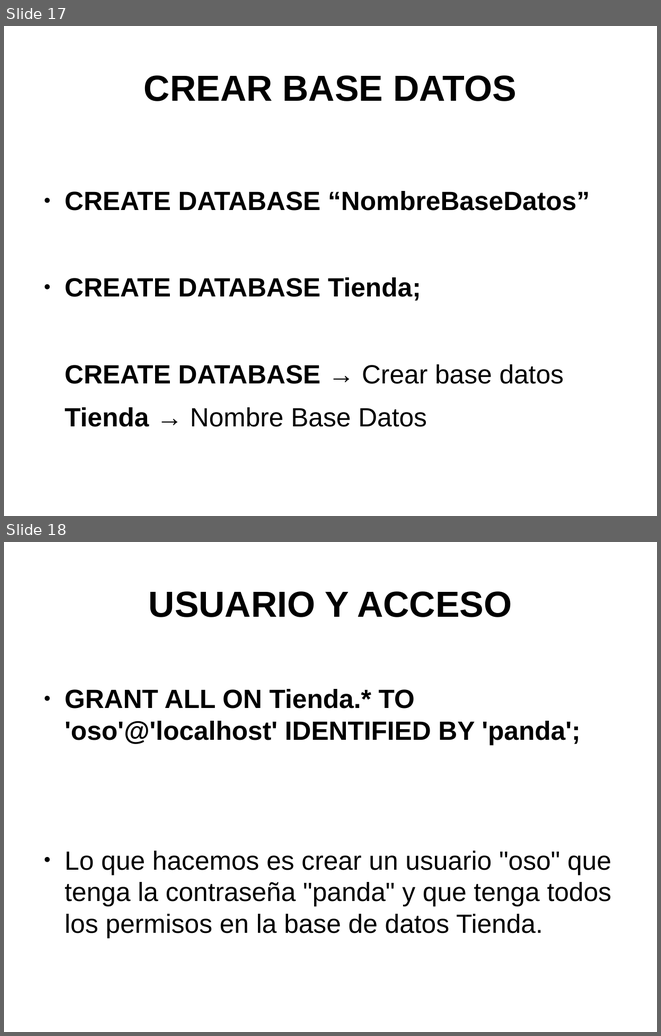
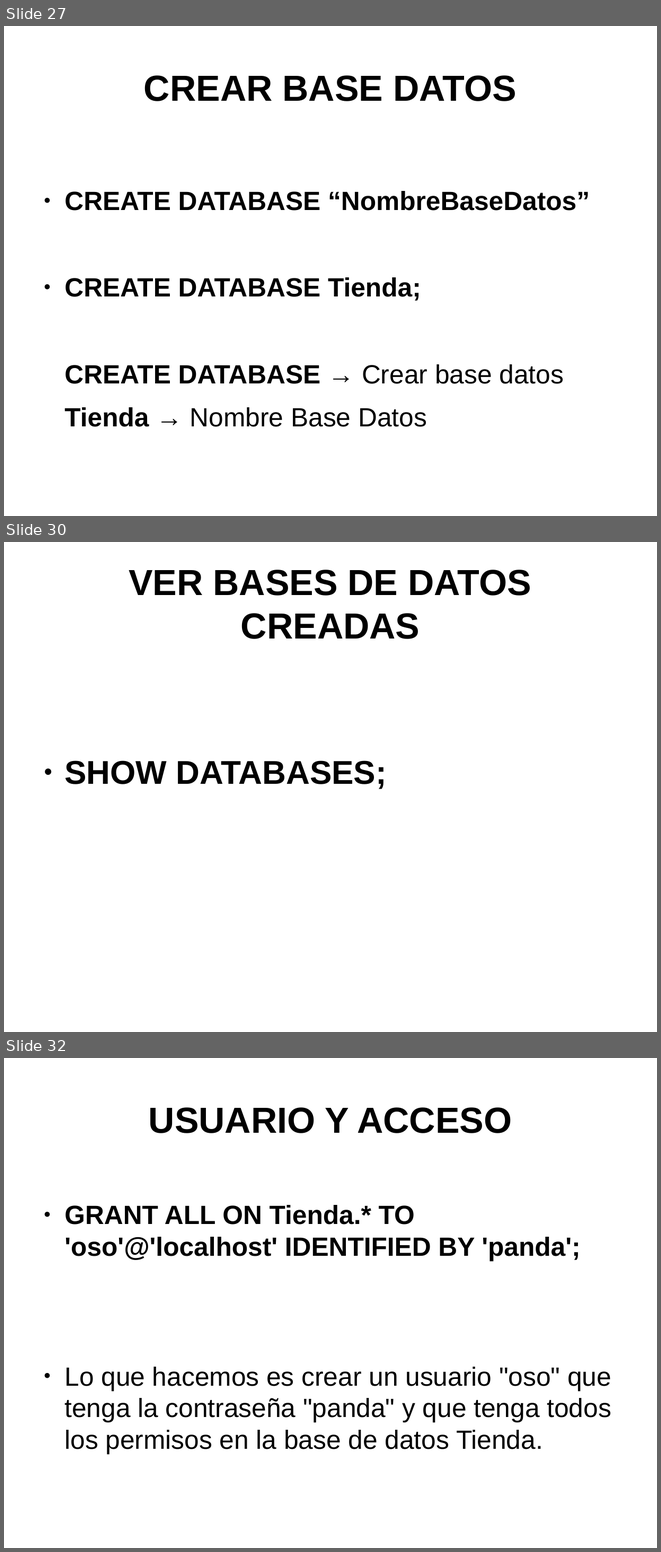
Before and after one commit to psicobyte/CursoPythonAvanzado, a slide deck: BaseDeDatosPython.odp. Shown one above the other, each under a label of ours: slides 17 and 18 before the commit, slides 27, 30 and 32 after it; the slides between them are not shown. The pictures are 661x1036 and 661x1552 pixels, drawn with LibreOffice and Linux fonts; fonts in the diff are those of the drawing. Boxes give left, top, right and bottom in pixels: in the first picture for what was removed or moved away, otherwise in the second. Text is boxed around its words. In the diff, an @@ line names an element or a change of style, - is before the commit and + after.

Commit message:
Presentación Base datos python

```diff
--- a/BaseDeDatosPython.odp
+++ b/BaseDeDatosPython.odp
@@ slide 30 added at box(4, 542, 657, 1032), background #FFFFFF @@
@@ title added at box(129, 570, 531, 639), 44 pt, text #000000, bold @@
+VER BASES DE DATOS CREADAS
@@ text added at box(64, 760, 386, 789), 40 pt, text #000000, bold @@
+● SHOW DATABASES;
@@ what was slide 17 is now slide 27 @@
@@ what was slide 18 is now slide 32 @@
```
Also in this commit, not shown: 5 slides changed, 38 other slides added, 3 other files.
